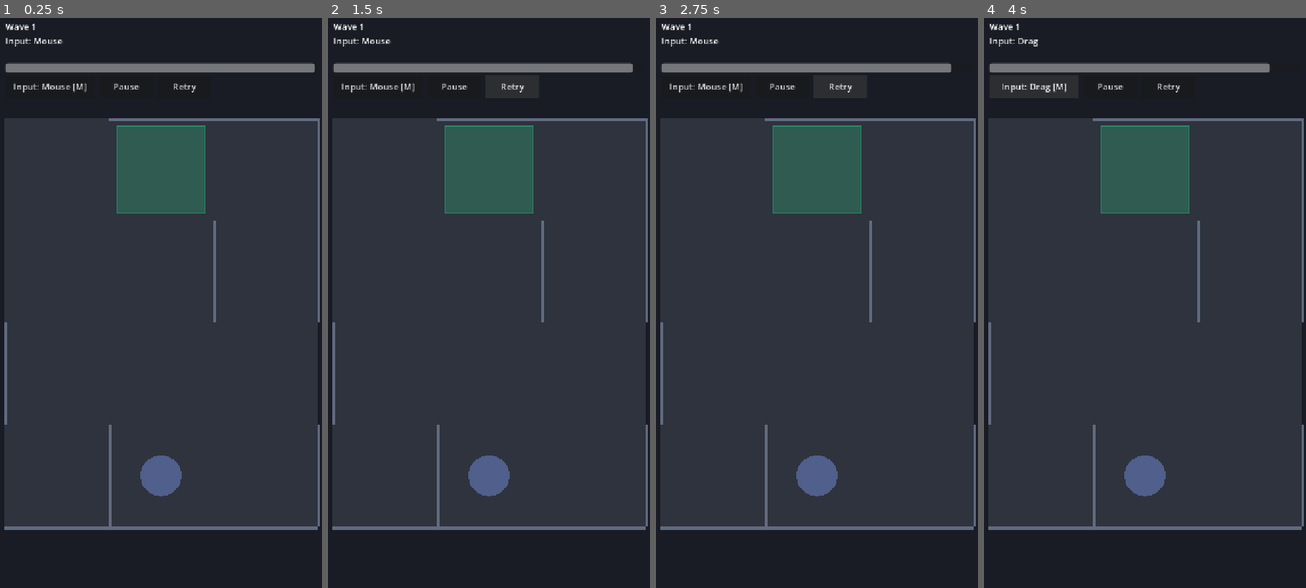
Above: before the commit, frames 1-4 (left to right).
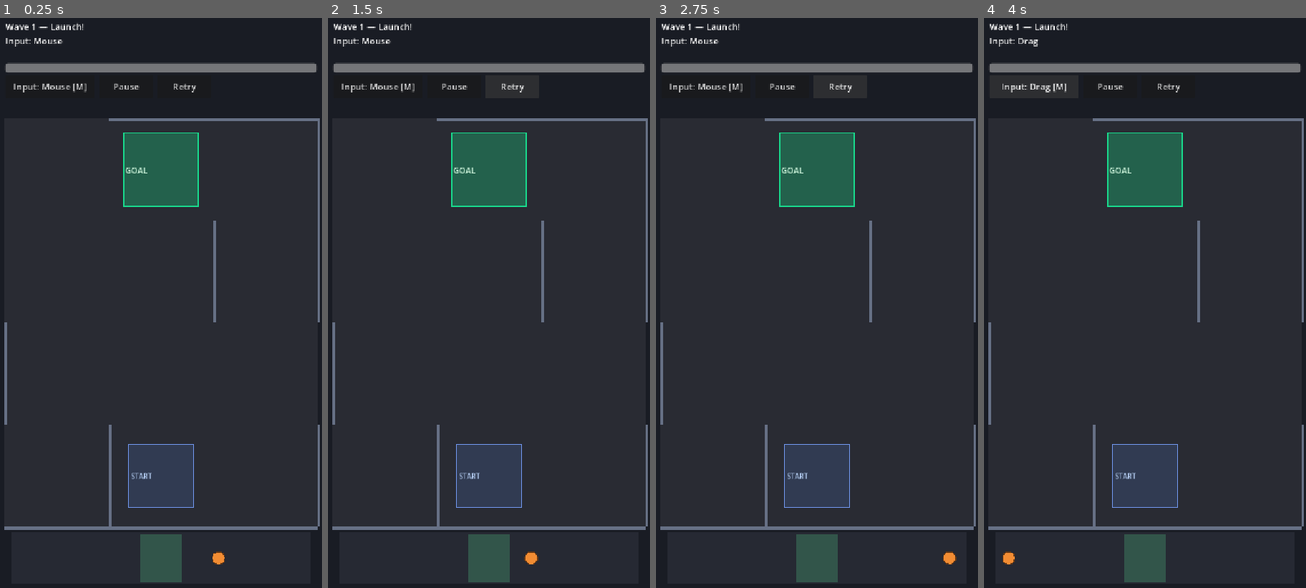
Above: after the commit, the same moments.

Repository: mhaiprojects/Spinning-Top-Maze
Game: Godot game, scene res://scenes/main.tscn
Same seed, same stepped clock (60 frames per second), same inputs: the game is played once before the commit and once after it.
Inputs:
- Up to frame 1 (0.25 s): no input
- Up to frame 2 (1.5 s): click "Retry" at 0.5 s; click "Retry" at 1.25 s
- Up to frame 3 (2.75 s): click "Retry" at 2 s
- Up to frame 4 (4 s): click "Input: Mouse [M]" at 2.75 s; click "Input: Keyboard [M]" at 3.5 s

The runs differ from the first frame. In frame 1, 3.5% of the frame differs, in the area x 12-99%, y 1-99%; in frame 2, 3.6%; in frame 3, 3.6%; in frame 4, 3.7%, in the area x 5-99%, y 1-99%.
Error in both runs: Invalid call to function 'set_layout_rects' in base 'CanvasLayer (game_ui.gd)'. Expected 2 argument(s). (res://scripts/main.gd:92)

Commit message:
2026-11-18 22:07 AEDT: defer physics state changes and park inactive top
Disable top collisions and contact monitor when not running; defer wall hits
and fall emissions out of physics flush. Defer maze wall child frees; clearer
START/GOAL pads and distinct top visuals at larger radius.

Co-authored-by: Cursor <cursoragent@cursor.com>

Diff:
--- a/scripts/maze_world.gd
+++ b/scripts/maze_world.gd
@@ -11,7 +11,7 @@
 
 
 func build(data: Dictionary, play_rect: Rect2) -> void:
-	clear_maze()
+	_clear_maze_now()
 	maze_data = data
 	_play_rect = play_rect
 	var cols: int = data.cols
@@ -23,6 +23,10 @@
 
 
 func clear_maze() -> void:
+	call_deferred("_clear_maze_now")
+
+
+func _clear_maze_now() -> void:
 	for c in get_children():
 		c.queue_free()
 	maze_data = {}
@@ -39,7 +43,14 @@
 func goal_area_rect() -> Rect2:
 	var g: Vector2i = maze_data.goal_cell
 	var c: Vector2 = cell_center(g)
-	var sz: Vector2 = _cell_size * 0.85
+	var sz: Vector2 = _cell_size * 0.72
+	return Rect2(c - sz * 0.5, sz)
+
+
+func start_area_rect() -> Rect2:
+	var s: Vector2i = maze_data.start_cell
+	var c: Vector2 = cell_center(s)
+	var sz: Vector2 = _cell_size * 0.62
 	return Rect2(c - sz * 0.5, sz)
 
 
@@ -73,10 +84,8 @@
 func _draw() -> void:
 	if maze_data.is_empty():
 		return
-	var cols: int = maze_data.cols
-	var rows: int = maze_data.rows
-	draw_rect(_play_rect, Color(0.18, 0.2, 0.24))
-	var wall_col := Color(0.38, 0.42, 0.5)
+	draw_rect(_play_rect, Color(0.16, 0.17, 0.2))
+	var wall_col := Color(0.4, 0.44, 0.52)
 	for seg in maze_data.walls:
 		var a: Vector2 = seg.a
 		var b: Vector2 = seg.b
@@ -88,7 +97,26 @@
 			var len_v: float = (b.y - a.y) * _cell_size.y
 			draw_rect(Rect2(p0, Vector2(WALL_THICK, len_v)), wall_col)
 	var goal_r: Rect2 = goal_area_rect()
-	draw_rect(goal_r, Color(0.2, 0.65, 0.45, 0.35))
-	draw_rect(goal_r, Color(0.15, 0.55, 0.4), false, 2.0)
-	var start_c: Vector2 = start_position()
-	draw_circle(start_c, minf(_cell_size.x, _cell_size.y) * 0.2, Color(0.45, 0.55, 0.85, 0.5))
+	draw_rect(goal_r, Color(0.12, 0.55, 0.38, 0.55))
+	draw_rect(goal_r, Color(0.1, 0.85, 0.55), false, 3.0)
+	draw_string(
+		ThemeDB.fallback_font,
+		goal_r.position + Vector2(4, goal_r.size.y * 0.55),
+		"GOAL",
+		HORIZONTAL_ALIGNMENT_LEFT,
+		-1,
+		mini(18, int(goal_r.size.x * 0.22)),
+		Color(0.85, 1.0, 0.9)
+	)
+	var start_r: Rect2 = start_area_rect()
+	draw_rect(start_r, Color(0.25, 0.35, 0.55, 0.35))
+	draw_rect(start_r, Color(0.45, 0.6, 0.95), false, 2.0)
+	draw_string(
+		ThemeDB.fallback_font,
+		start_r.position + Vector2(4, start_r.size.y * 0.55),
+		"START",
+		HORIZONTAL_ALIGNMENT_LEFT,
+		-1,
+		mini(16, int(start_r.size.x * 0.2)),
+		Color(0.75, 0.85, 1.0)
+	)
--- a/scripts/spinning_top.gd
+++ b/scripts/spinning_top.gd
@@ -9,30 +9,48 @@
 const MIN_HIT_LOSS := 4.0
 const HIT_LOSS_SCALE := 1.2
 const STEER_FORCE := 280.0
-const RADIUS := 14.0
+const RADIUS := 20.0
 
 var spin_power: float = 100.0
 var _falling := false
 var _fall_t := 0.0
 var _wobble_phase := 0.0
 var _last_hit_ms := 0
+var _run_active := false
 
 
 func _ready() -> void:
 	gravity_scale = 0.0
 	linear_damp = 2.8
 	angular_damp = 1.5
-	contact_monitor = true
-	max_contacts_reported = 8
 	body_entered.connect(_on_body_entered)
 	lock_rotation = false
 	collision_layer = 1
 	collision_mask = 2
+	contact_monitor = true
+	max_contacts_reported = 8
 	var shape := CollisionShape2D.new()
 	var circle := CircleShape2D.new()
 	circle.radius = RADIUS
 	shape.shape = circle
 	add_child(shape)
+	set_run_active(false)
+
+
+func set_run_active(active: bool) -> void:
+	_run_active = active
+	if active:
+		collision_layer = 1
+		collision_mask = 2
+		set_deferred("contact_monitor", true)
+		freeze = false
+	else:
+		set_deferred("contact_monitor", false)
+		collision_layer = 0
+		collision_mask = 0
+		freeze = true
+		linear_velocity = Vector2.ZERO
+		angular_velocity = 0.0
 
 
 func set_initial_power(p: float) -> void:
@@ -41,13 +59,15 @@
 
 
 func _physics_process(delta: float) -> void:
+	if not _run_active:
+		return
 	if _falling:
 		_fall_t += delta
 		return
 	spin_power = maxf(0.0, spin_power - DECAY_PER_SEC * delta)
 	power_changed.emit(spin_power)
 	if spin_power <= 0.0:
-		_begin_fall()
+		call_deferred("_begin_fall")
 		return
 	var tin: Node = get_tree().root.get_node_or_null("TiltInput")
 	if tin and tin.has_method("set_top_world_position"):
@@ -56,18 +76,23 @@
 	if tilt.length_squared() > 0.0001:
 		apply_central_force(tilt * STEER_FORCE * (0.35 + 0.65 * spin_power / 100.0))
 	_wobble_phase += delta * (8.0 + spin_power * 0.12)
-	var spin_rate: float = (spin_power / 100.0) * 18.0
+	var spin_rate: float = (spin_power / 100.0) * 22.0
 	angular_velocity = lerp(angular_velocity, spin_rate, 0.15)
 	queue_redraw()
 
 
 func _begin_fall() -> void:
-	if _falling:
+	if _falling or not _run_active:
 		return
 	_falling = true
 	_fall_t = 0.0
 	linear_velocity = Vector2.ZERO
 	angular_velocity = 0.0
+	set_run_active(false)
+	call_deferred("_emit_fell_over")
+
+
+func _emit_fell_over() -> void:
 	fell_over.emit()
 
 
@@ -80,23 +105,29 @@
 
 
 func apply_wall_hit(impact_speed: float) -> void:
+	if not _run_active or _falling:
+		return
 	var loss: float = maxf(MIN_HIT_LOSS, impact_speed * HIT_LOSS_SCALE)
 	spin_power = maxf(0.0, spin_power - loss)
 	power_changed.emit(spin_power)
 	if spin_power <= 0.0:
-		_begin_fall()
+		call_deferred("_begin_fall")
 
 
 func _on_body_entered(body: Node) -> void:
-	if _falling:
+	if not _run_active or _falling:
 		return
 	if body is StaticBody2D and body.is_in_group("maze_wall"):
 		var now: int = Time.get_ticks_msec()
-		if now - _last_hit_ms < 80:
+		if now - _last_hit_ms < 120:
 			return
 		_last_hit_ms = now
-		var impact: float = linear_velocity.length()
-		apply_wall_hit(impact)
+		var impact: float = maxf(linear_velocity.length(), 40.0)
+		call_deferred("_apply_wall_hit_deferred", impact)
+
+
+func _apply_wall_hit_deferred(impact: float) -> void:
+	apply_wall_hit(impact)
 
 
 func _tilt_vector() -> Vector2:
@@ -121,18 +152,20 @@
 	var wobble: float = 0.0
 	if not _falling:
 		wobble = (1.0 - spin_power / 100.0) * 5.0 * sin(_wobble_phase)
-	var tip := Vector2(0, -RADIUS * 0.35).rotated(rotation + wobble * 0.05)
-	var body_col := Color(0.92, 0.78, 0.32)
-	var rim_col := Color(0.35, 0.26, 0.18)
+	var body_col := Color(1.0, 0.86, 0.22)
+	var rim_col := Color(0.55, 0.22, 0.12)
+	var stripe_col := Color(0.95, 0.4, 0.15)
 	if _falling:
 		var t: float = fall_progress()
 		draw_set_transform(Vector2.ZERO, rotation + t * PI * 0.5, Vector2.ONE.lerp(Vector2(1.3, 0.35), t))
 		body_col = body_col.lerp(Color(0.45, 0.42, 0.4), t)
 	draw_circle(Vector2.ZERO, RADIUS, body_col)
-	draw_arc(Vector2.ZERO, RADIUS, 0, TAU, 24, rim_col, 2.0)
-	draw_circle(tip, 3.5, rim_col)
-	var spoke_n := int(3 + spin_power / 25.0)
+	draw_arc(Vector2.ZERO, RADIUS, 0, TAU, 32, rim_col, 3.0)
+	draw_circle(Vector2.ZERO, RADIUS * 0.35, Color(0.2, 0.15, 0.1))
+	var spoke_n := int(4 + spin_power / 20.0)
 	for i in spoke_n:
-		var a: float = rotation + TAU * float(i) / float(spoke_n) + _wobble_phase * 0.2
-		draw_line(Vector2.ZERO, Vector2(cos(a), sin(a)) * (RADIUS * 0.65), rim_col, 1.5)
+		var a: float = rotation + TAU * float(i) / float(spoke_n) + _wobble_phase * 0.35
+		draw_line(Vector2.ZERO, Vector2(cos(a), sin(a)) * (RADIUS * 0.92), stripe_col, 3.0)
+	var tip := Vector2(0, -RADIUS * 0.42).rotated(rotation + wobble * 0.05)
+	draw_circle(tip, 5.0, rim_col)
 	draw_set_transform(Vector2.ZERO, 0.0, Vector2.ONE)
